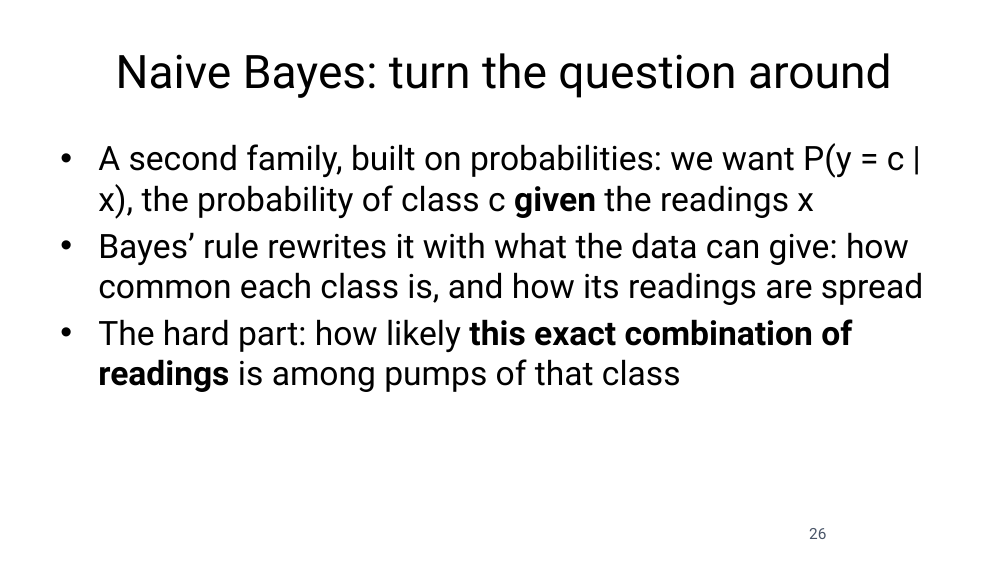
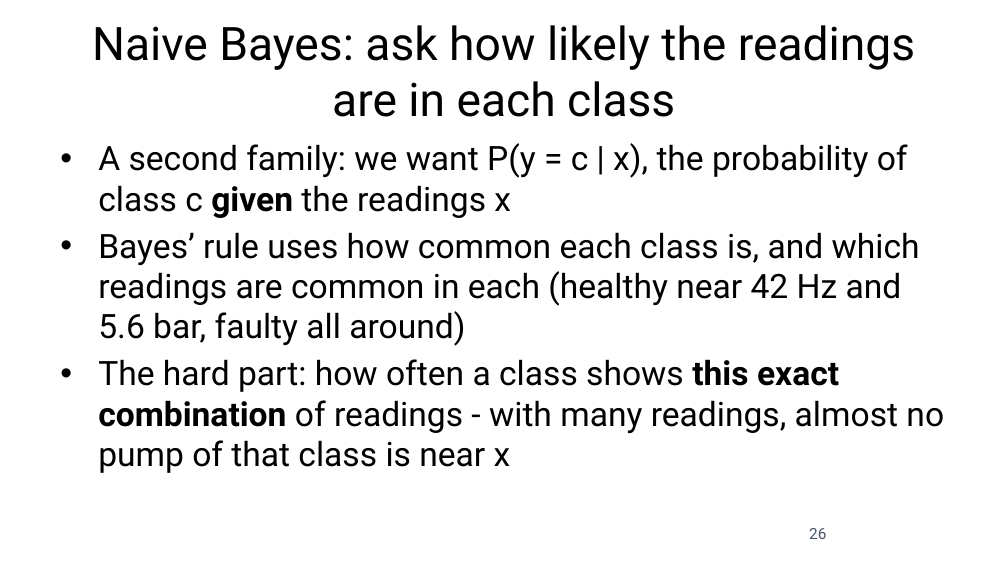
Before and after one commit to fabioantonini/technologies-for-artificial-intelligence, a slide deck: slide 26 of Lessons/06_knn_naive_bayes_svm/Slides/knn_naive_bayes_svm_slides.pptx. Drawn at 1008x567 pixels with LibreOffice and Linux fonts; fonts in the diff are those of the drawing; background and template pictures are left out. Boxes give left, top, right and bottom in pixels: in the first picture for what was removed or moved away, otherwise in the second. Text is boxed around its words. In the diff, an @@ line names an element or a change of style, - is before the commit and + after.

```diff
--- a/Lessons/06_knn_naive_bayes_svm/Slides/knn_naive_bayes_svm_slides.pptx
+++ b/Lessons/06_knn_naive_bayes_svm/Slides/knn_naive_bayes_svm_slides.pptx
@@ title at (92, 25, 915, 117): text changed @@
-Naive Bayes: turn the question around
+Naive Bayes: ask how likely the readings are in each class
@@ text at (98, 143, 944, 473): text changed @@
-• A second family, built on probabilities: we want P(y = c | x), the probability of class c given the readings x
-• Bayes’ rule rewrites it with what the data can give: how common each class is, and how its readings are spread
-• The hard part: how likely this exact combination of readings is among pumps of that class
+• A second family: we want P(y = c | x), the probability of class c given the readings x
+• Bayes’ rule uses how common each class is, and which readings are common in each (healthy near 42 Hz and 5.6 bar, faulty all around)
+• The hard part: how often a class shows this exact combination of readings - with many readings, almost no pump of that class is near x
```
Also in this commit, not shown: 9 other slides changed, 24 other files.
